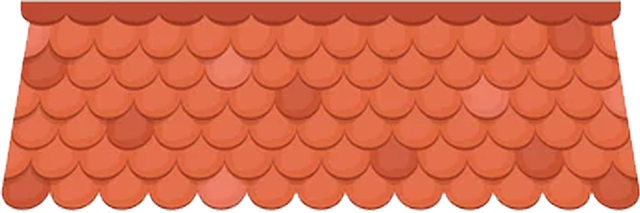
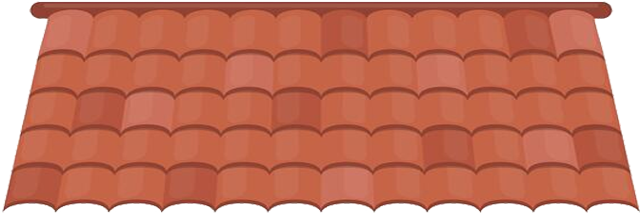
Layered file, before and after one edit (640px x 213px). Changes by layer:
added layer "2" above "1" over [0, 1, 640, 213]
renamed "Ebene 1" to "1", hid it over [0, 0, 640, 213]
